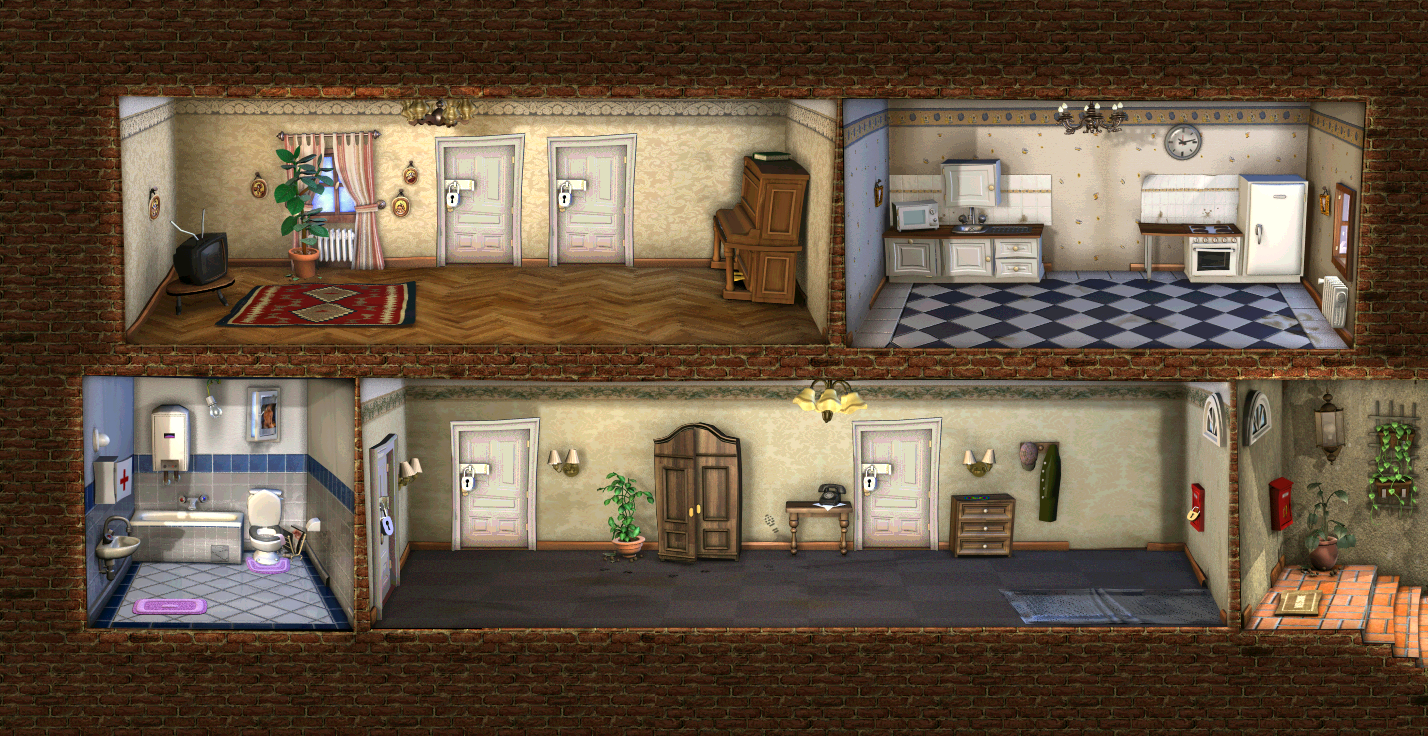
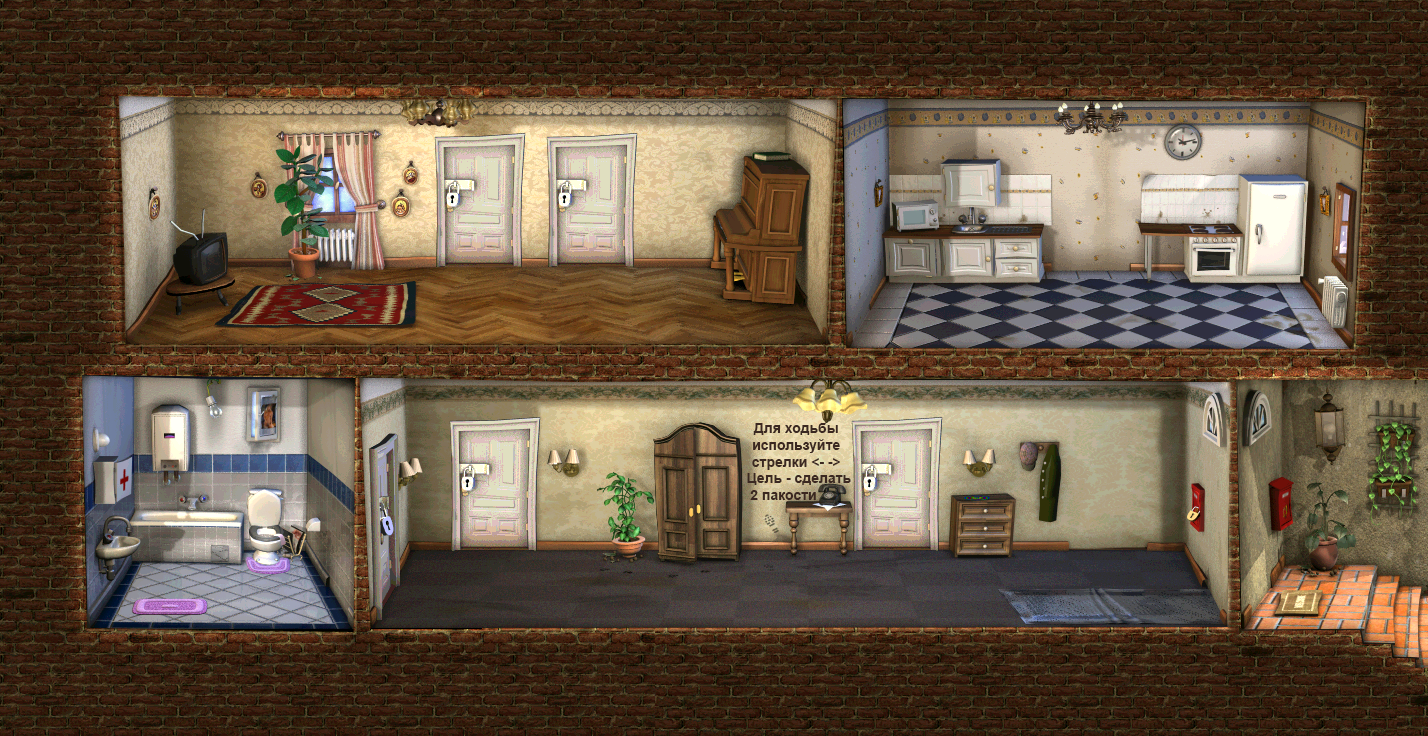
Layers edited between the first and the second (1428, 736) image:
added layer "Для ходьбы используйте стрелки <- -> Цель - сделать" above "closeddoorback_ms" over [747, 423, 851, 500]